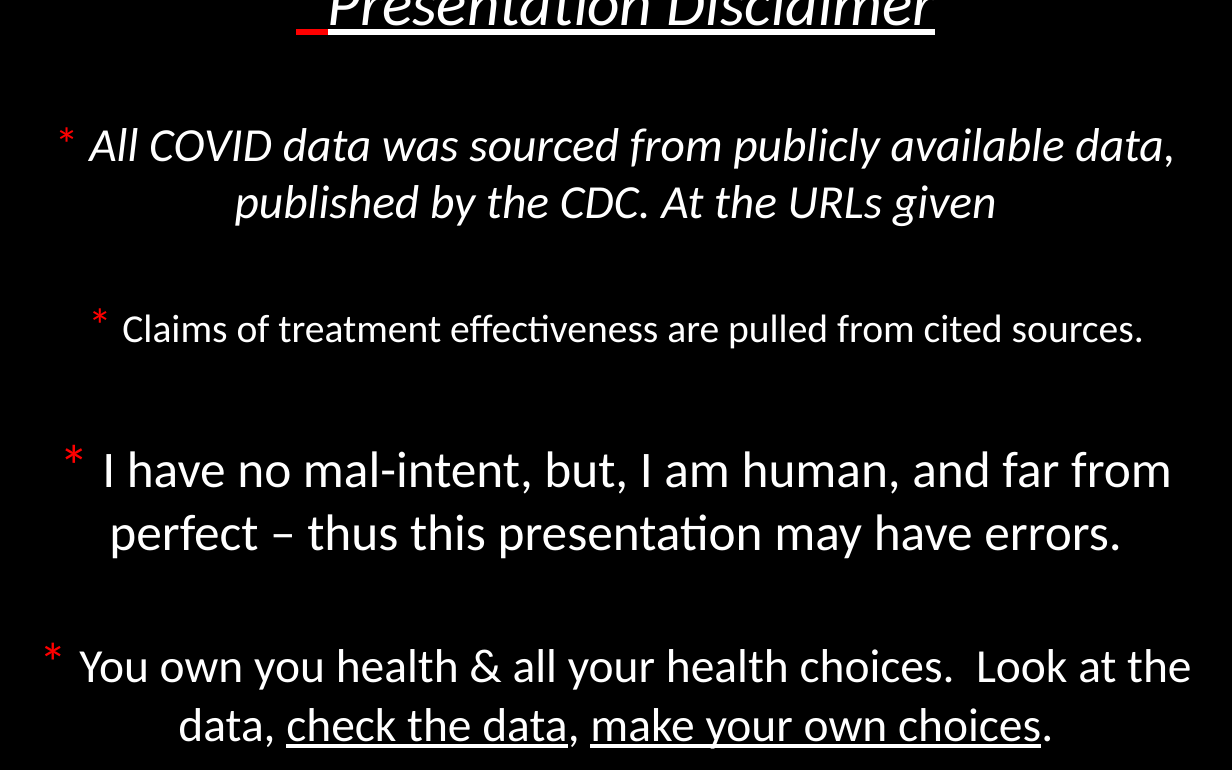
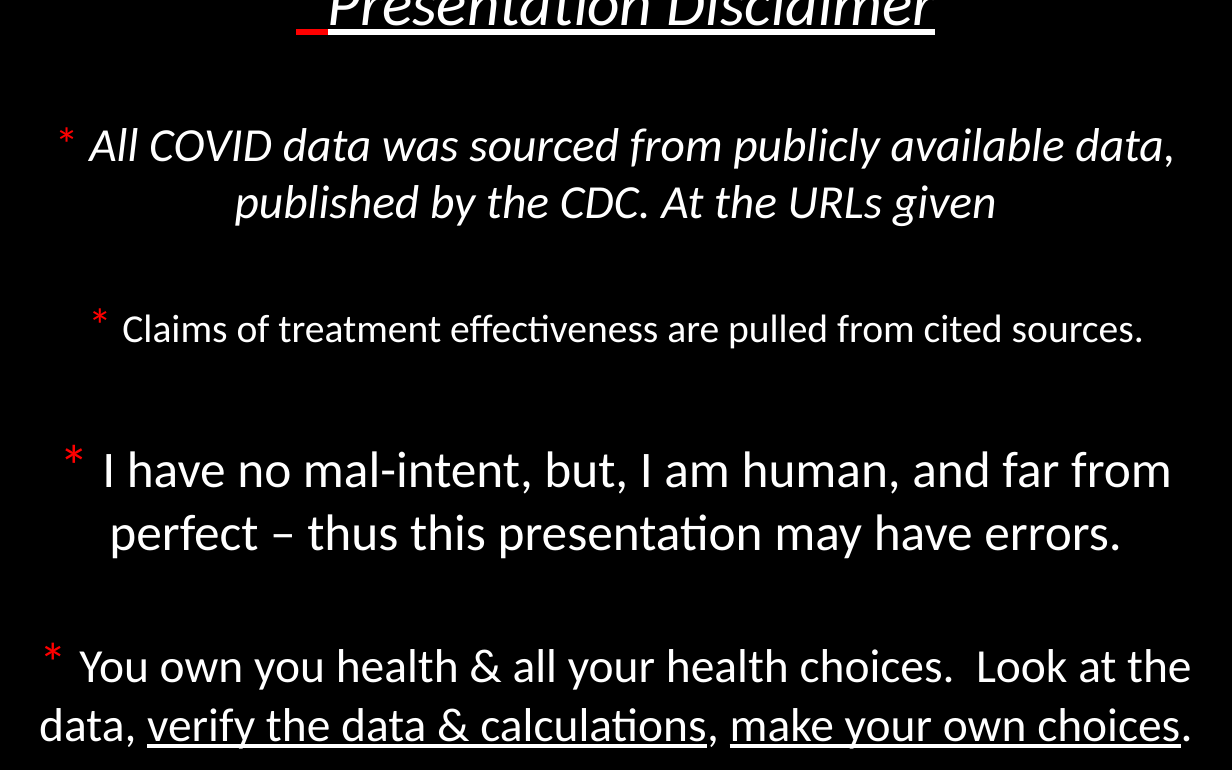
Before and after one commit to TruthData/CovidDeaths, a slide deck: slide 52 of Rational_Covid_Data.pptx (slide 51 before the commit). Drawn at 1232x770 pixels with LibreOffice and Linux fonts; fonts in the diff are those of the drawing. Boxes give left, top, right and bottom in pixels: in the first picture for what was removed or moved away, otherwise in the second. Text is boxed around its words. In the diff, an @@ line names an element or a change of style, - is before the commit and + after.

```diff
--- a/Rational_Covid_Data.pptx
+++ b/Rational_Covid_Data.pptx
@@ text at [39,649,1192,749]: text changed @@
-* You own you health & all your health choices. Look at the data, check the data, make your own choices.
+* You own you health & all your health choices. Look at the data, verify the data & calculations, make your own choices.
```
Also in this commit, not shown: 2 other slides changed, 2 slides added, 2 other files.
